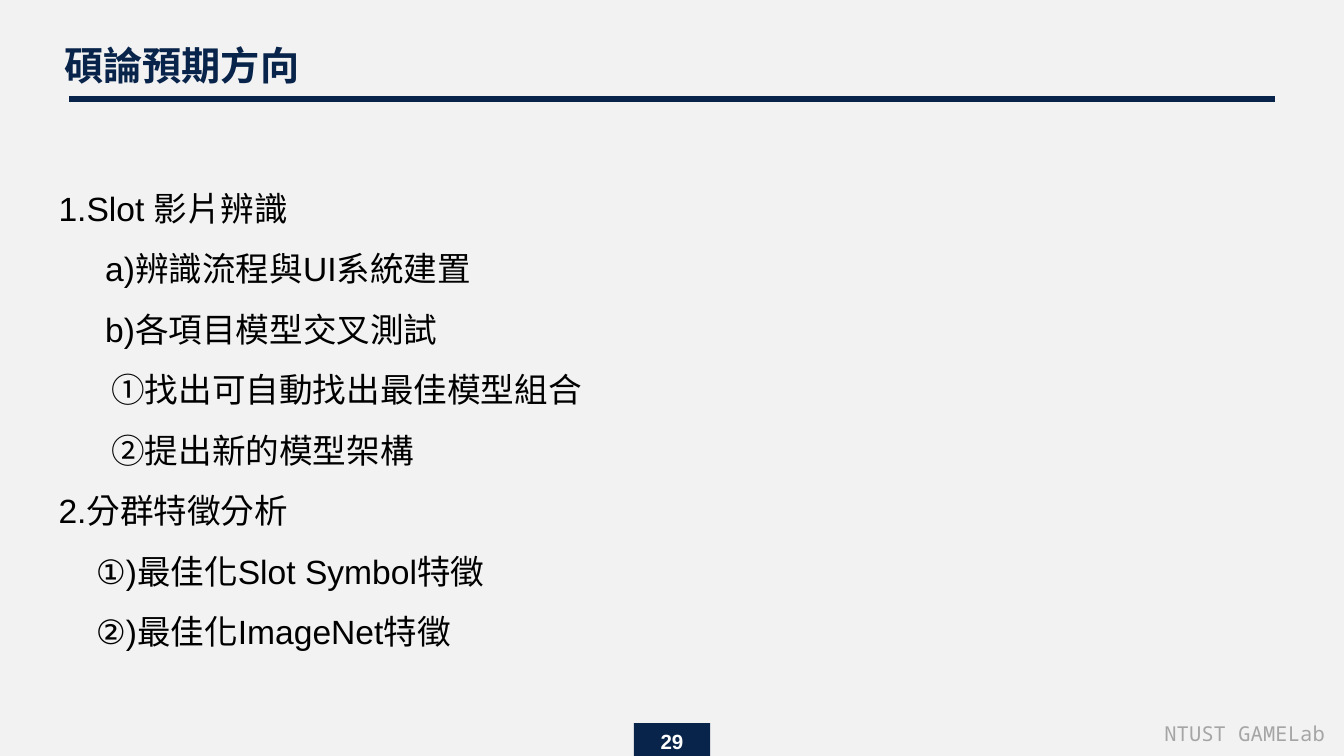
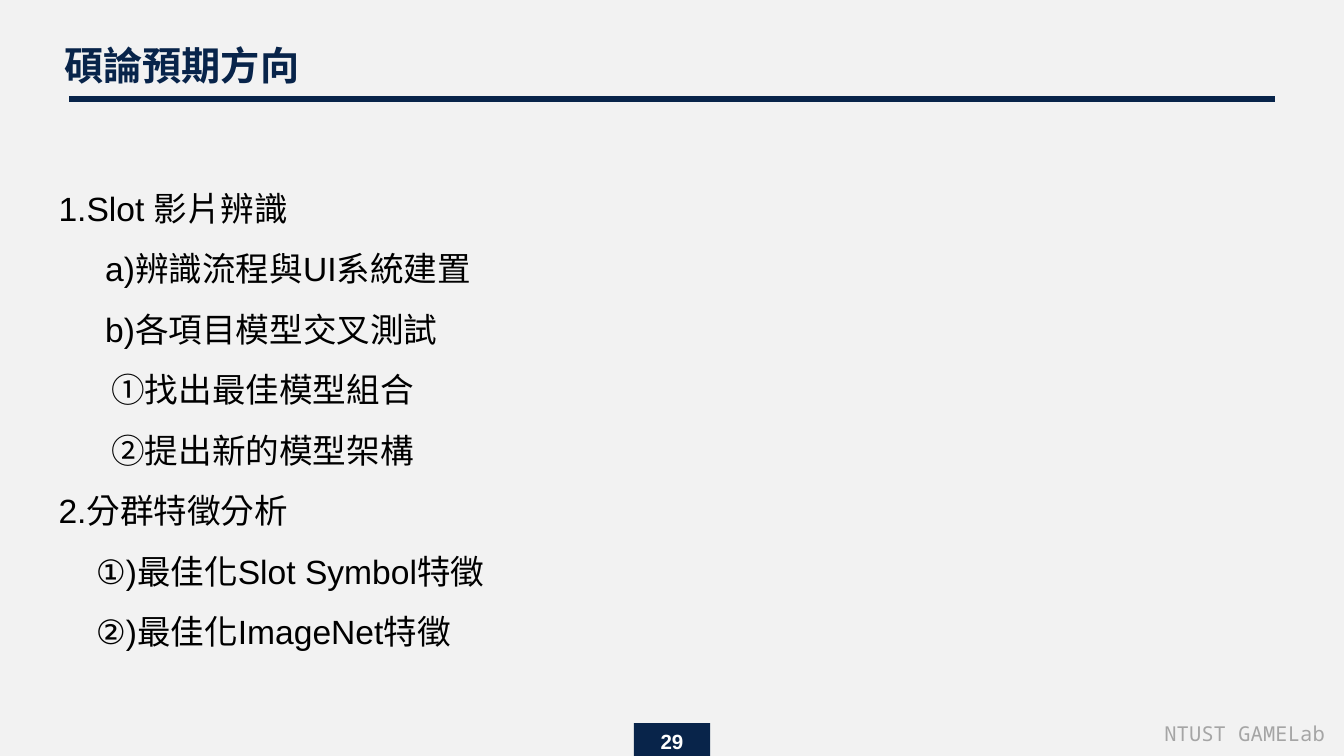
Before and after one commit to endman100/paper-, a slide deck: slide 29 of Does Robustness on ImageNet Transfer to Downstream Tasks.pptx. Drawn at 1344x756 pixels with LibreOffice and Linux fonts; fonts in the diff are those of the drawing. Boxes give left, top, right and bottom in pixels: in the first picture for what was removed or moved away, otherwise in the second. Text is boxed around its words. In the diff, an @@ line names an element or a change of style, - is before the commit and + after.

```diff
--- a/Does Robustness on ImageNet Transfer to Downstream Tasks.pptx
+++ b/Does Robustness on ImageNet Transfer to Downstream Tasks.pptx
@@ text at (x1=111, y1=373, x2=413, y2=405): text changed @@
-  ①找出可自動找出最佳模型組合
+  ①找出最佳模型組合
```
